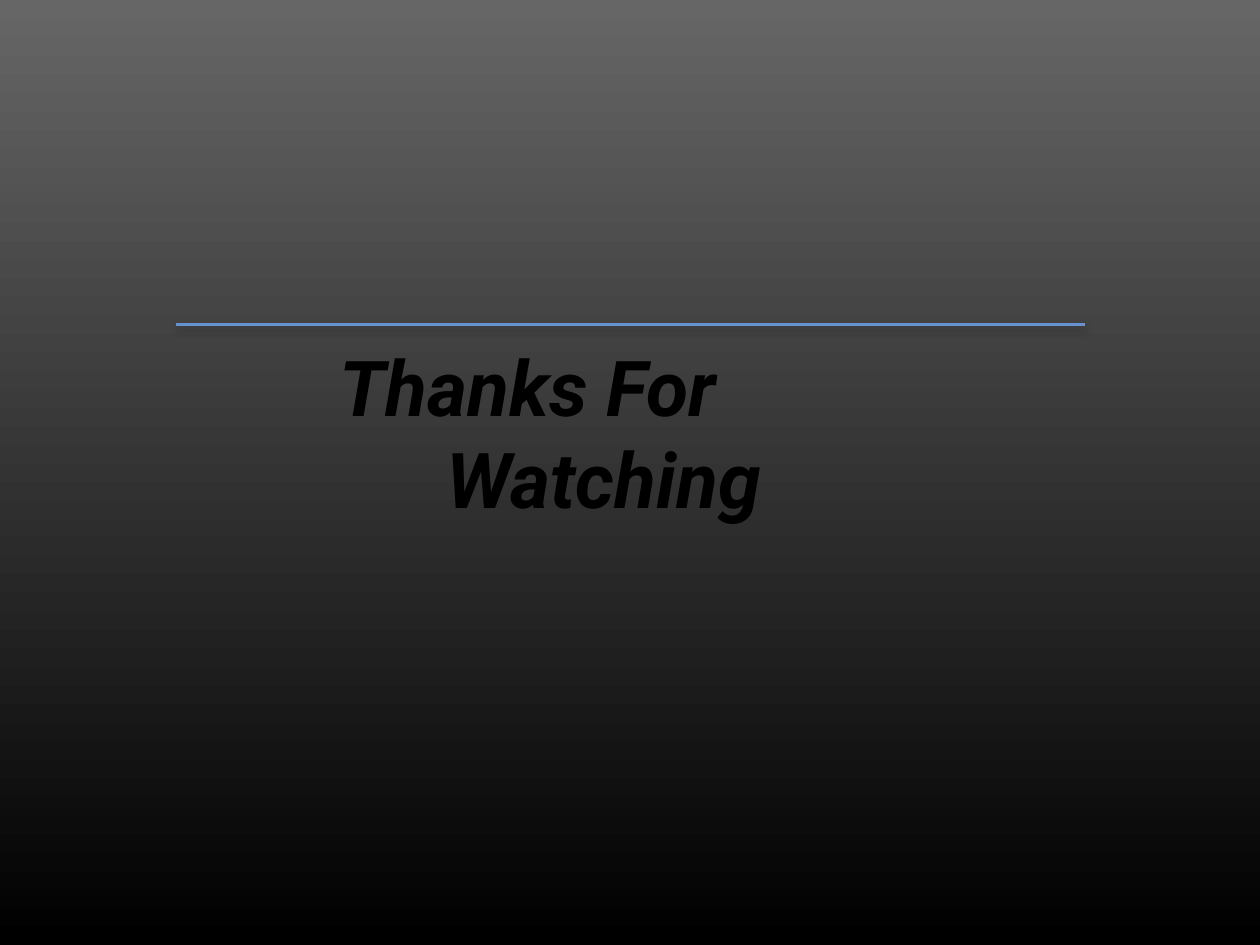
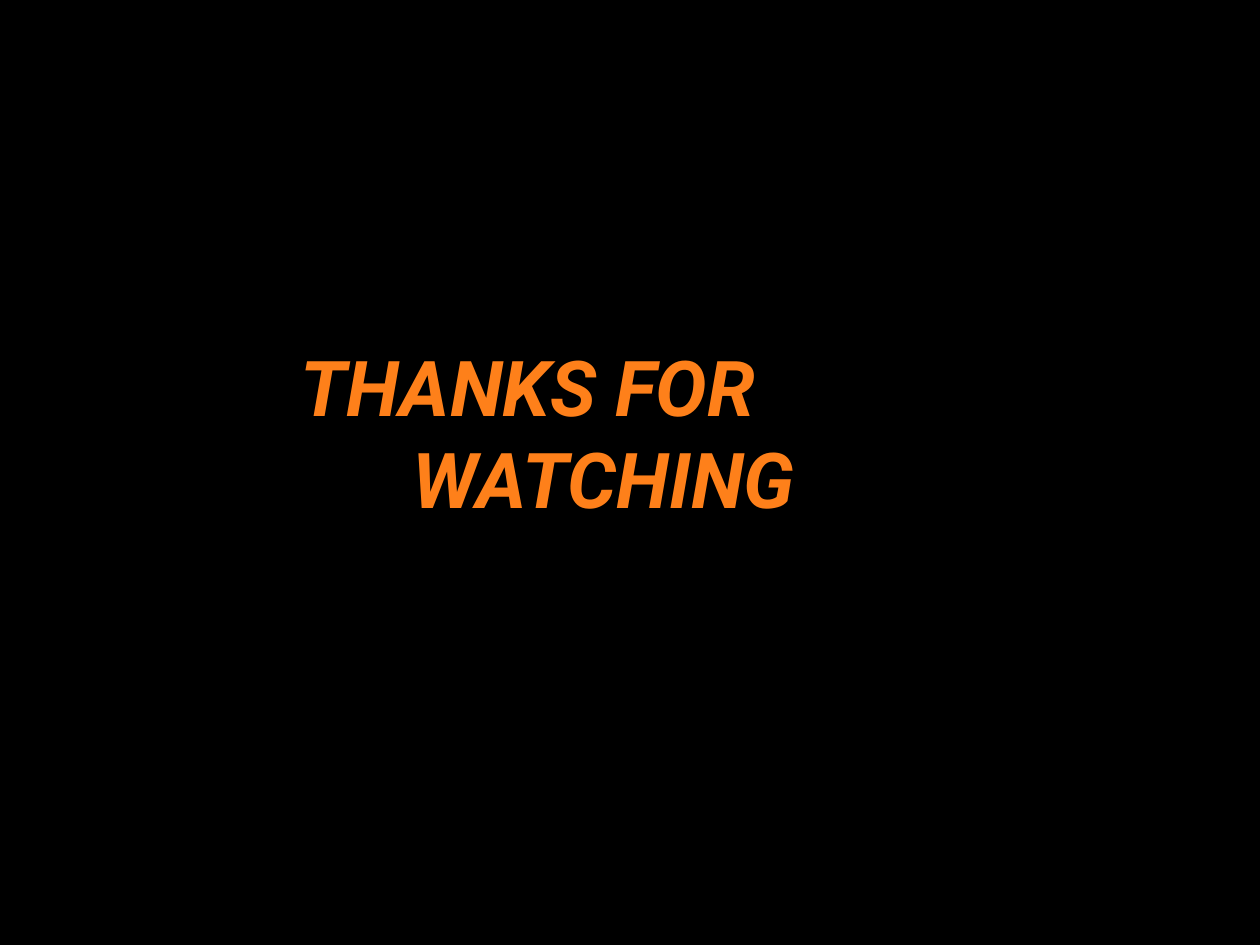
Before and after one commit to RafiaBonna/core_php, a slide deck: slide 18 of project_proposal/rafiabonna.pptx. Drawn at 1260x945 pixels with LibreOffice and Linux fonts; fonts in the diff are those of the drawing; background and template pictures are left out. Boxes give left, top, right and bottom in pixels: in the first picture for what was removed or moved away, otherwise in the second. Text is boxed around its words. In the diff, an @@ line names an element or a change of style, - is before the commit and + after.

```diff
--- a/project_proposal/rafiabonna.pptx
+++ b/project_proposal/rafiabonna.pptx
@@ background picture (left out) to #000000 @@
@@ line removed from (176, 325) to (1085, 325) @@
@@ title at [300,360,795,509]: text changed; text colour #000000 to #FE801A @@
-Thanks For
-Watching
+THANKS FOR
+WATCHING
```
Also in this commit, not shown: 15 other slides changed, 2 slides added, 2 slides removed, 6 other files.
